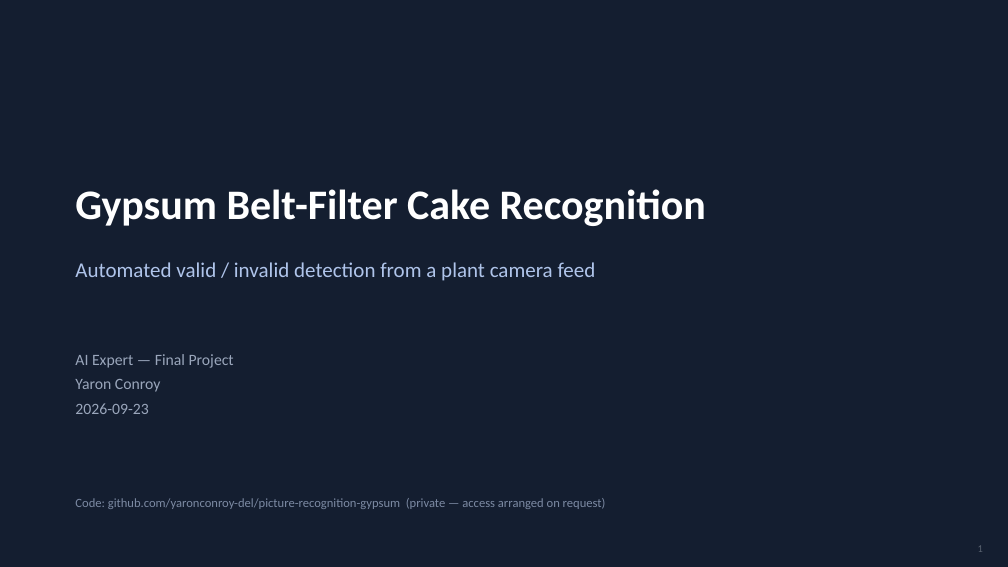
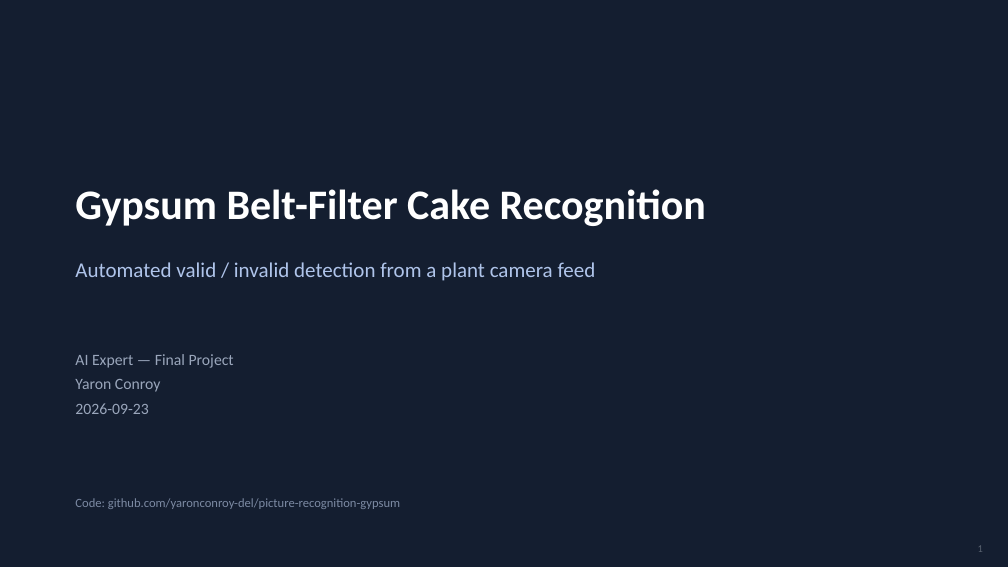
Before and after one commit to yaronconroy-del/picture-recognition-gypsum, a slide deck: slide 1 of Evaluation & Docs/Final Presentation.pptx. Drawn at 1008x567 pixels with LibreOffice and Linux fonts; fonts in the diff are those of the drawing. Boxes give left, top, right and bottom in pixels: in the first picture for what was removed or moved away, otherwise in the second. Text is boxed around its words. In the diff, an @@ line names an element or a change of style, - is before the commit and + after.

```diff
--- a/Evaluation & Docs/Final Presentation.pptx
+++ b/Evaluation & Docs/Final Presentation.pptx
@@ text at [75,498,400,509]: text changed @@
-Code: github.com/yaronconroy-del/picture-recognition-gypsum (private — access arranged on request)
+Code: github.com/yaronconroy-del/picture-recognition-gypsum
```
Also in this commit, not shown: 3 other files.
